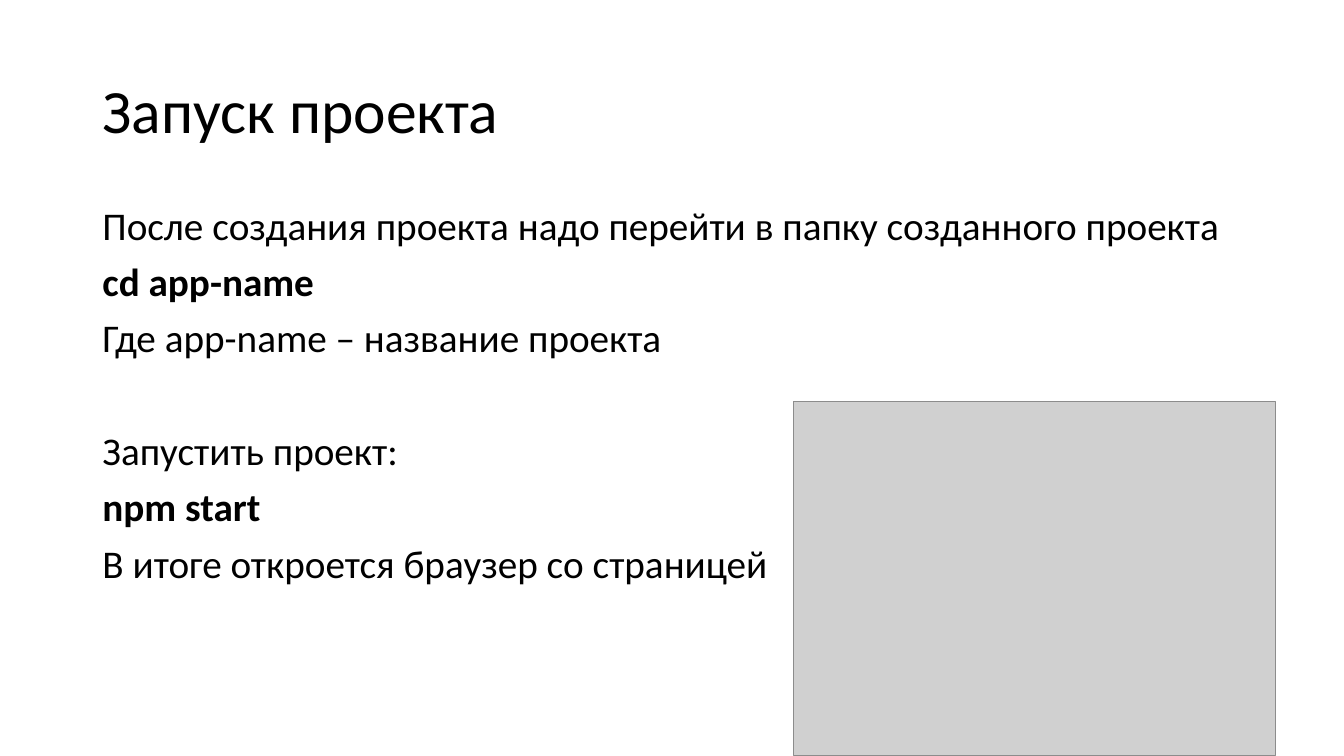
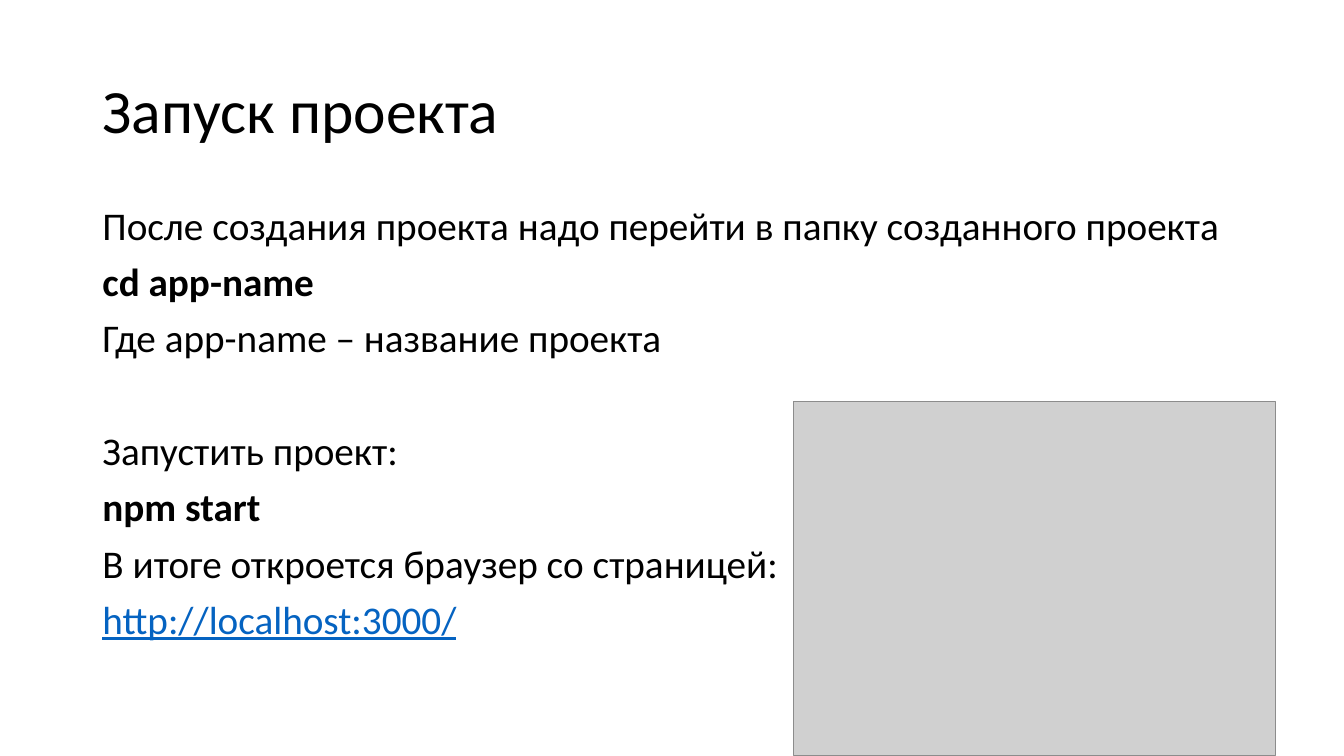
Before and after one commit to lavsexpert/synergy-react, a slide deck: slide 5 of React.pptx. Drawn at 1344x756 pixels with LibreOffice and Linux fonts; fonts in the diff are those of the drawing; grey boxes stand for pictures. Boxes give left, top, right and bottom in pixels: in the first picture for what was removed or moved away, otherwise in the second. Text is boxed around its words. In the diff, an @@ line names an element or a change of style, - is before the commit and + after.

```diff
--- a/React.pptx
+++ b/React.pptx
@@ text at (102,551,778,641): text changed @@
-В итоге откроется браузер со страницей
+В итоге откроется браузер со страницей:
+http://localhost:3000/
```
Also in this commit, not shown: 1 other file.
